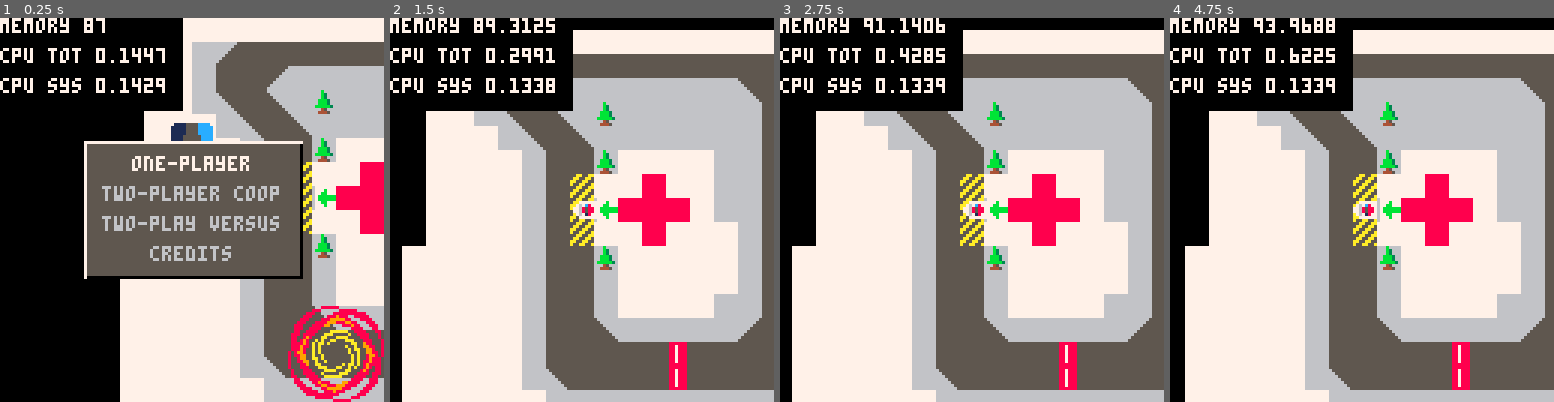
Above: before the commit, frames 1-4 (left to right).
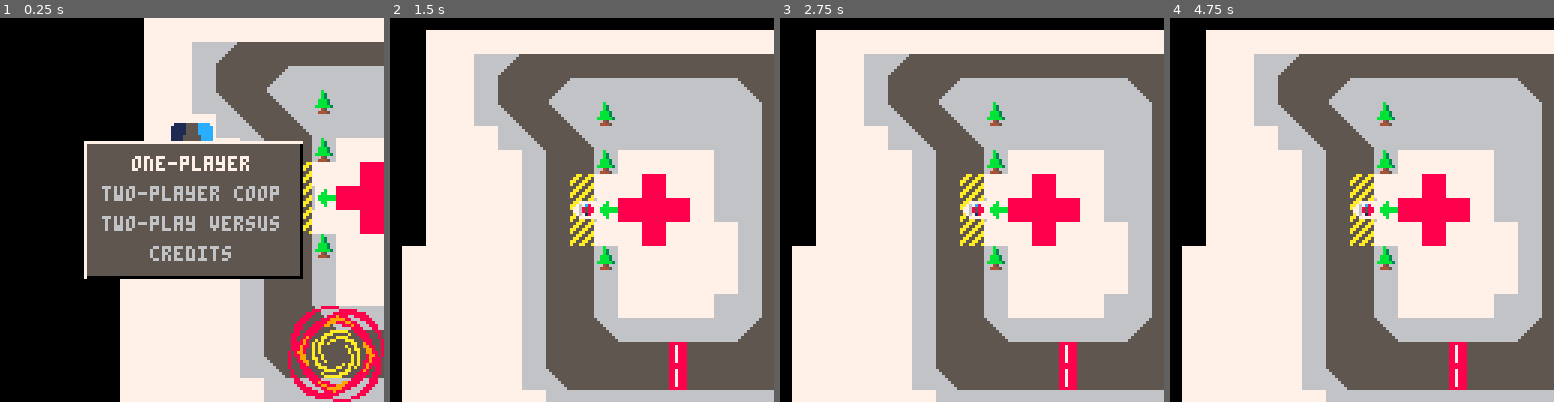
Above: after the commit, the same moments.

Repository: GraulierBrice/ludum-dare-46
Game: PICO-8 cartridge keep-it-alive.p8
Two runs of this game, one before a commit and one after it. Both use one fixed random seed, a clock stepped at 60 frames per second and the inputs below.
Inputs:
- Up to frame 1 (0.25 s): no input
- Up to frame 2 (1.5 s): tap X (X key) at 0.33, 1.07 s; tap O (Z key) at 0.7 s
- Up to frame 3 (2.75 s): hold Right 1.6-2.1 s; tap O (Z key) at 1.7, 2.1, 2.5 s; tap X (X key) at 1.85 s; hold Up 2.15-2.42 s; hold Right from 2.47 s (still down)
- Up to frame 4 (4.75 s): tap O (Z key) every 0.4 s from 2.9 to 4.5 s; tap X (X key) at 2.97, 4.08 s; release Right at 3.03 s; hold Left 3.08-3.58 s; hold Down 3.63-3.97 s; hold Right 4.02-4.68 s; hold Up from 4.73 s (still down)

The runs differ from the first frame. In frame 1, 3.8% of the frame differs, in the area x 0-48%, y 0-25%; in frame 2, 8.4%; in frame 3, 8.4%; in frame 4, 13%, in the area x 0-98%, y 0-100%.

Commit message:
add custom patient and optional collision callback

Diff:
--- a/keep-it-alive.p8
+++ b/keep-it-alive.p8
@@ -68,7 +68,7 @@
 	else
 		menu_draw()
 	end
-	debug()
+	--debug()
 end
 function gyro_colours()
 	game.gyro=game.gyro%50+1
@@ -95,10 +95,10 @@
 	physics_start()
 	for i=1, nb_players do
 		local spawn = maps[map].spawns[nb_players][i]
-		add(cars, rigidbody(spawn.pos.x, spawn.pos.y, spawn.rot, 7, 7))
-	end
-	add(patients, collider(27*8,16,0,8,8,true))
-	add(patients, collider(21*8,10,0,8,8,true))
+		add(cars, rigidbody(spawn.pos.x, spawn.pos.y, spawn.rot, 7, 7, car_hit))
+	end
+	default_patient(27*8,16,0,8,8,true)
+	--add(patients, collider(21*8,10,0,8,8,true))
 	add(dropzones, collider(12*8+4,7*8+4,0,8,24,true))
 end
 
@@ -150,11 +150,42 @@
 	end
 end
 
+-- patients section
+
+function default_patient(x, y)
+	return patient(x, y, 10, 1, 2, 0.75, 2, 1)
+end
+
+function patient(x, y, hp, dmg_unloaded, dmg_drift, dmg_loaded, hit_dmg, hit_dmg_threshold)
+	local p = collider(27*8,16,0,8,8,true)
+	p.max_hp = hp
+	p.hp = hp
+	p.car_id = 0
+	p.dmg_unloaded = dmg_unloaded
+	p.dmg_drift = dmg_drift
+	p.dmg_loaded = dmg_loaded
+	p.hit_dmg = hit_dmg
+	p.hit_dmg_threshold = hit_dmg_threshold
+	add(patients, p)
+	return p
+end
+
 function update_patient(patient)
-	for car in all(cars) do
-		if (col_overlap_col(patient, car)) and not car.load then
-			del(patients,patient)
-			car.load = patient
+	if (patient.car_id <= 0) then
+		patient.hp -= phy.dt * patient.dmg_unloaded
+
+		for i=1, #cars do
+			if (col_overlap_col(patient, cars[i])) and not cars[i].load then
+				cars[i].load = patient
+				patient.car_id = i
+				break
+			end
+		end
+	else
+		if (car_drifting(cars[patient.car_id])) then
+			patient.hp -= phy.dt * patient.dmg_drift
+		else
+			patient.hp -= phy.dt * patient.dmg_loaded
 		end
 	end
 end
@@ -162,12 +193,29 @@
 function update_dropzones(dropzone)
 	for car in all(cars) do
 		if (col_overlap_col(dropzone, car)) and car.load then
+			del(patients, car.load)
 			car.load = nil
 			dropzone.patient = 0
 		end
 	end
 end
 
+-- car section
+function car_drifting(car)
+	local loc_vel = tr_vector(car, car.vel)
+	local d_rot = abs(atan2(loc_vel.x, loc_vel.y)-0.25)
+	local speed = vec_len(car.vel)
+	return speed > 0.5 and (d_rot%0.5) > 0.15
+end
+
+function car_hit(car, other, delta_v)
+	if (car.load != nil) then
+		local impact = vec_len(delta_v)
+		if (impact >= car.load.hit_dmg_threshold) then
+			car.load.hp -= car.load.hit_dmg
+		end
+	end
+end
 
 function update_car(car, player)
 	local input = vector(0,0)
@@ -181,10 +229,7 @@
 	car.acc = vec_add(car.acc, inv_tr_vector(car, vector(0, acc)))
 	car.mom = mom
 
-	local loc_vel = tr_vector(car, car.vel)
-	local d_rot = abs(atan2(loc_vel.x, loc_vel.y)-0.25)
-	local speed = vec_len(car.vel)
-	if (speed > 0.5 and (d_rot%0.5) > 0.15) then
+	if (car_drifting(car)) then
 		add_gum(car.pos)
 	end
 end
@@ -223,7 +268,12 @@
 		end
 	end
 	for patient in all(patients) do
-		spr(1,patient.pos.x-4,patient.pos.y-4)
+		if (patient.car_id <= 0) then
+			spr(1,patient.pos.x-4, patient.pos.y-4)
+		else
+			print(patient.car_id, cam.x, cam.y, 11)
+			print(patient.hp.."/"..patient.max_hp, cam.x, cam.y+10, 8)
+		end
 	end
 
 	if (player == 1) then
@@ -310,8 +360,8 @@
 	end
 end
 
-function rigidbody(x, y, r, w, h)
-	local rb = collider(x, y, r, w, h, false)
+function rigidbody(x, y, r, w, h, on_hit)
+	local rb = collider(x, y, r, w, h, false, on_hit)
 	rb.acc = vector(0, 0)
 	rb.vel = vector(0, 0)
 	rb.mom = 0
@@ -328,9 +378,18 @@
 		local loc_hit_norm = inv_tr_vector(data.new_col, norm)
 		local loc_hit_tan =  mul_mat_vec(rot_matrix(0.25), loc_hit_norm)
 
-		local v = vec_dot(data.new_vel, norm) * (1 + phy.bounce)
-
-		data.new_vel = vec_sub(data.new_vel, vec_mul(vector(v,v),norm))
+		local dv = vec_dot(data.new_vel, norm) * (1 + phy.bounce)
+		local delta_v = vec_mul(vector(-dv,-dv),norm)
+
+
+		if (rb.on_hit != nil) then
+			rb.on_hit(rb, col, delta_v)
+		end
+		if (col.on_hit != nil) then
+			col.on_hit(col, rb, delta_v)
+		end
+
+		data.new_vel = vec_add(data.new_vel, delta_v)
 
 		data.new_pos = vec_add(rb.pos, vec_mul(data.new_vel, vector(phy.dt, phy.dt)))
 		data.new_col.pos = data.new_pos
@@ -348,7 +407,7 @@
 	local new_mom = rb.mom + new_tor * phy.dt
 	local new_rot = rb.rot + new_mom * phy.dt
 
-	local new_col = collider(new_pos.x, new_pos.y, new_rot, rb.w, rb.h, false, true)
+	local new_col = collider(new_pos.x, new_pos.y, new_rot, rb.w, rb.h, false, rb.on_hit, true)
 
 	local data = {new_col=new_col, new_vel=new_vel, new_pos=new_pos}
 
@@ -363,7 +422,7 @@
 
 	local p = vec_mul(vec_add(data.new_pos, vec_mul(vec_norm(data.new_vel), vector(8,8))), vector(1/8,1/8))
 	if (fget(mget(p.x, p.y), 0)) then
-		local col = collider(flr(p.x)*8+4, flr(p.y)*8+4, 0, 8, 8, false, true)
+		local col = collider(flr(p.x)*8+4, flr(p.y)*8+4, 0, 8, 8, false, nil, true)
 		data = rb_col_response(rb, col, data)
 	end
 
@@ -375,11 +434,12 @@
 	rb.rot = new_rot % 1
 end
 
-function collider(x, y, r, w, h, trg, ign)
+function collider(x, y, r, w, h, trg, on_hit, ign)
 	local c = transform(x, y, r)
 	c.w = w
 	c.h = h
 	c.trg = trg
+	c.on_hit = on_hit
 	if (not ign) then
 		add(colliders, c)
 	end
